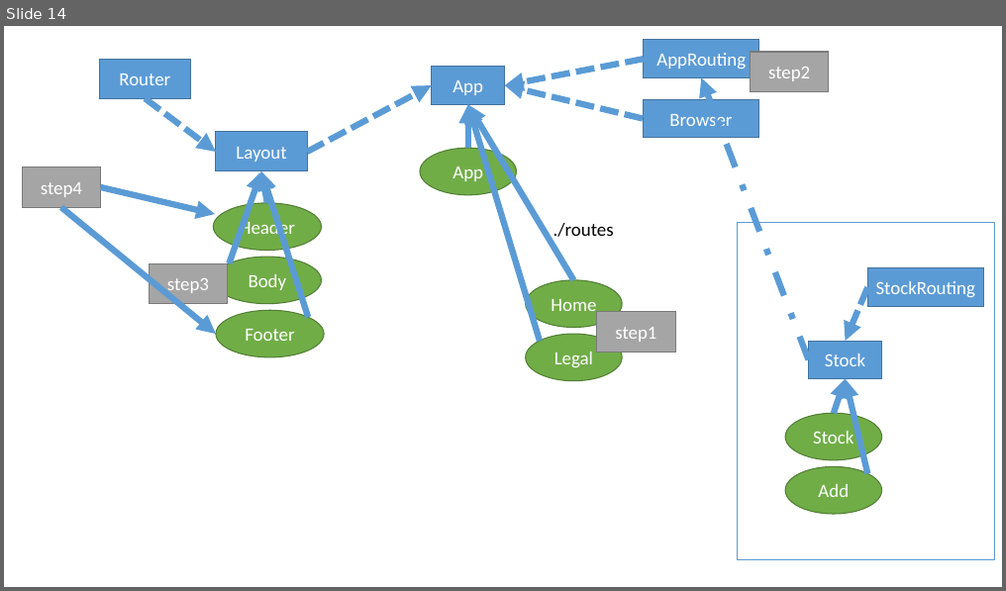
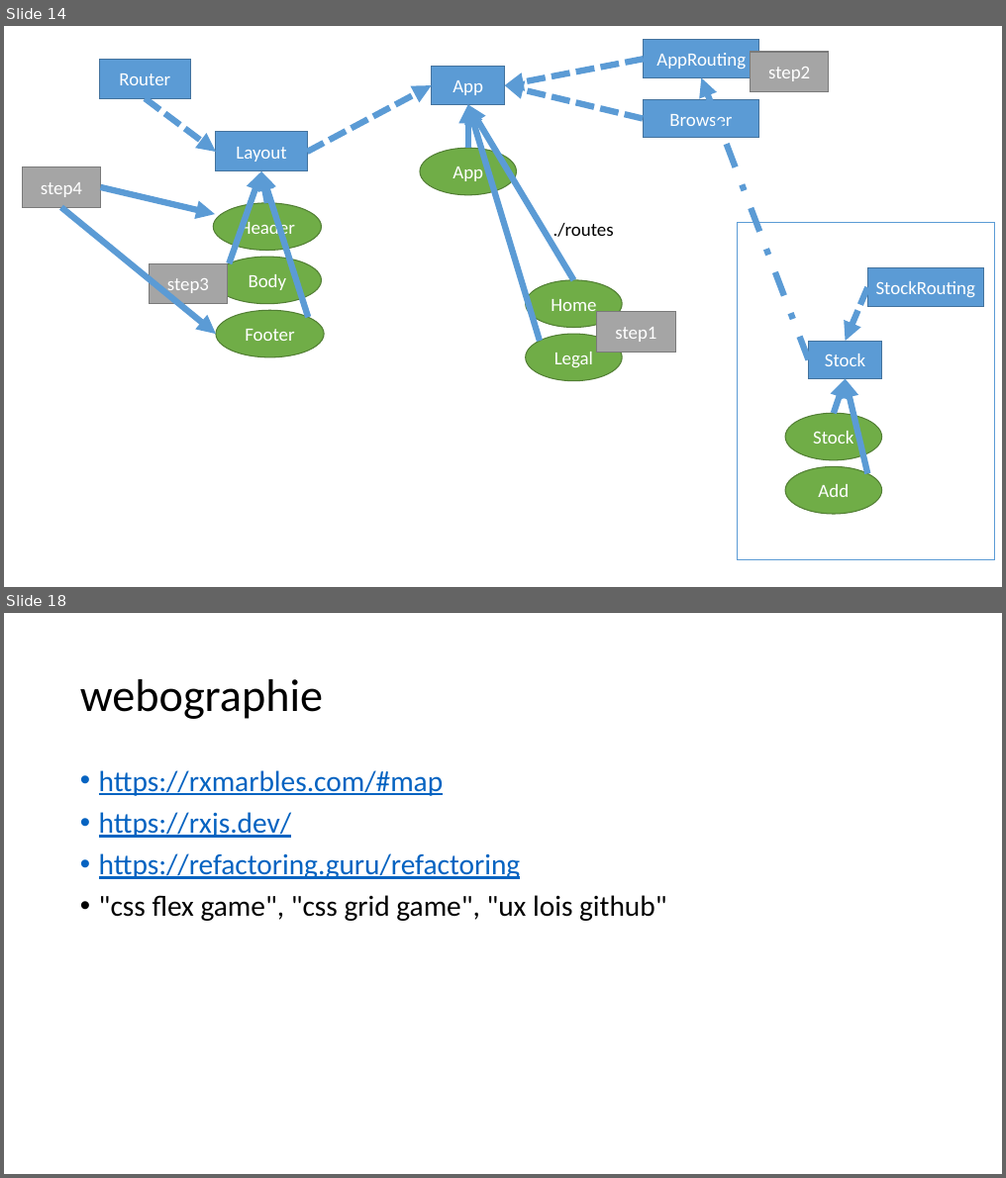
Before and after one commit to jlg-formation/agupa1-july-2023, a slide deck: notes.pptx. Shown one above the other, each under a label of ours: slide 14 before the commit, slides 14 and 18 after it; the slides between them are not shown. The pictures are 1006x591 and 1006x1178 pixels, drawn with LibreOffice and Linux fonts; fonts in the diff are those of the drawing. Boxes give left, top, right and bottom in pixels: in the first picture for what was removed or moved away, otherwise in the second. Text is boxed around its words. In the diff, an @@ line names an element or a change of style, - is before the commit and + after.

```diff
--- a/notes.pptx
+++ b/notes.pptx
@@ slide 18 added at (4, 613, 1002, 1174), background #FFFFFF @@
@@ title added at (80, 679, 323, 719), 44 pt, text #000000 @@
+webographie
@@ text added at (99, 770, 666, 921), 28 pt, text #0563C1, underline @@
+• https://rxmarbles.com/#map
+• https://rxjs.dev/
+• https://refactoring.guru/refactoring
+• "css flex game", "css grid game", "ux lois github"
```
Also in this commit, not shown: 1 slide changed, 7 other slides added.
